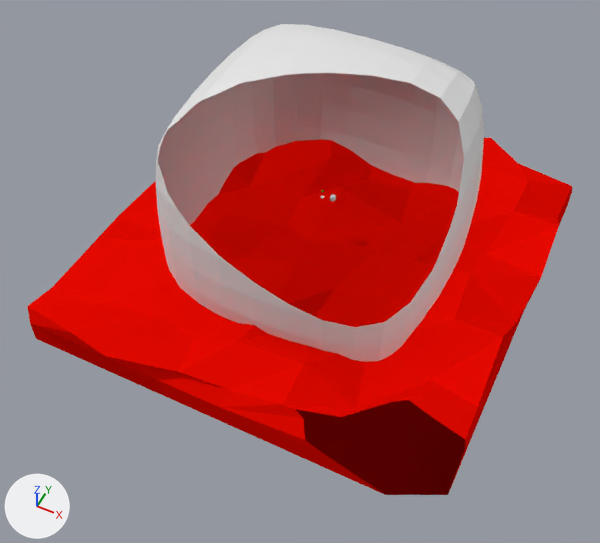
Two versions of the Blender file assets/sandbox.blend, one commit apart.
Camera for both pictures: a camera (50 mm lens) standing at (315.0, -693.0, 715.0) and looking at (4.0, -71.0, -62.0). Every picture has the same lights, and +X, +Y and +Z are marked at lower left. Everything nearer to the camera than a plane just in front of the edit is cut away.

Objects in the first picture: 'Plane', 'Sky'.
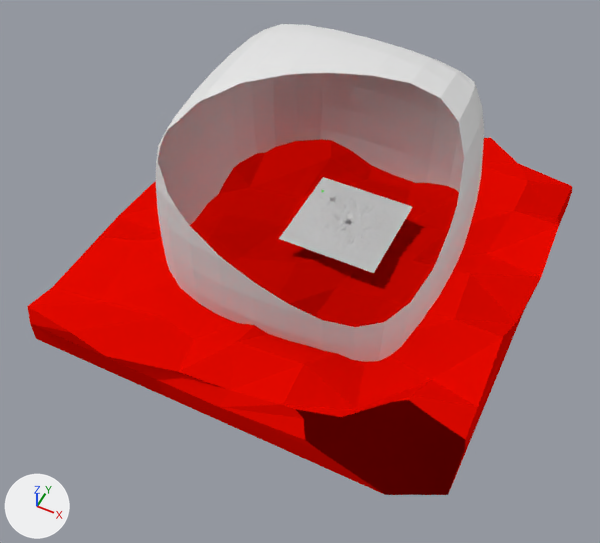
The change, as a diff of the scene's bpy script:
```diff
--- a/assets/sandbox.blend.py
+++ b/assets/sandbox.blend.py
@@ me_landscape @@
+me_landscape.from_pydata(...)  # 16384 vertices, 16129 faces; spans x -64.0..64.0, y -64.0..64.0, z 0.0..8.0
+me_landscape.polygons.foreach_set('use_smooth', [True] * 16129)
@@ ob_landscape @@
+ob_landscape = bpy.data.objects.new('Landscape', me_landscape)
+ob_landscape.location = (33.0, 4.0, -30.0)
```

Location of each change, (x1, y1, x2, y2) in pixels of the pictures (600 x 543 px):
'Landscape', added
    after: (279, 177, 412, 273)
